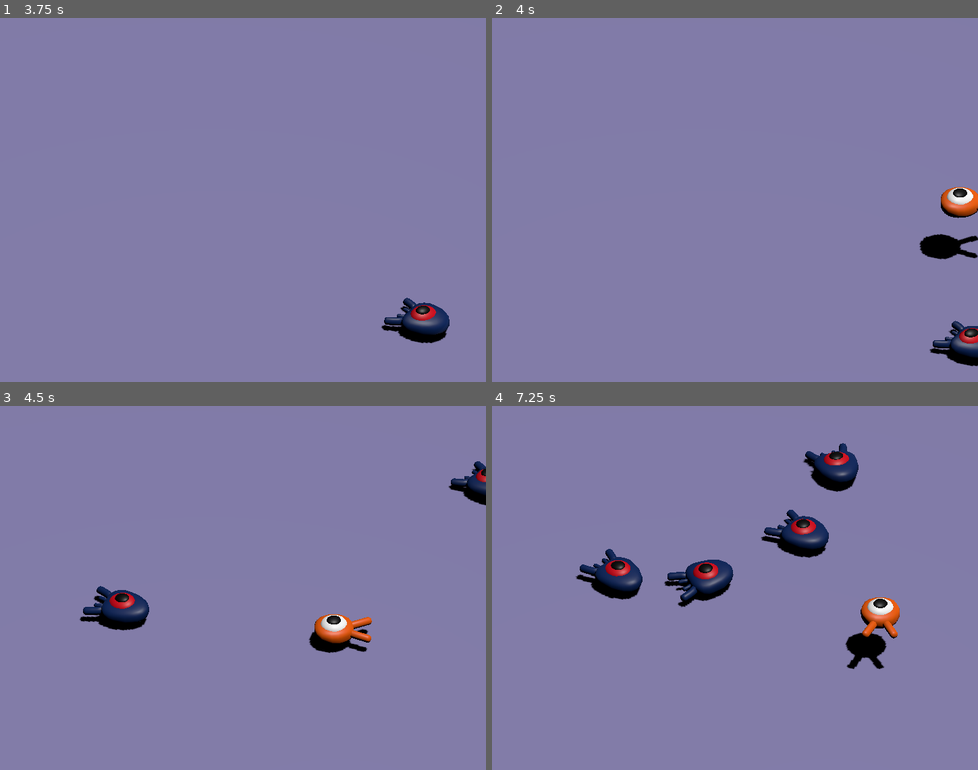
Above: before the commit, frames 1-4 (two rows, left to right).
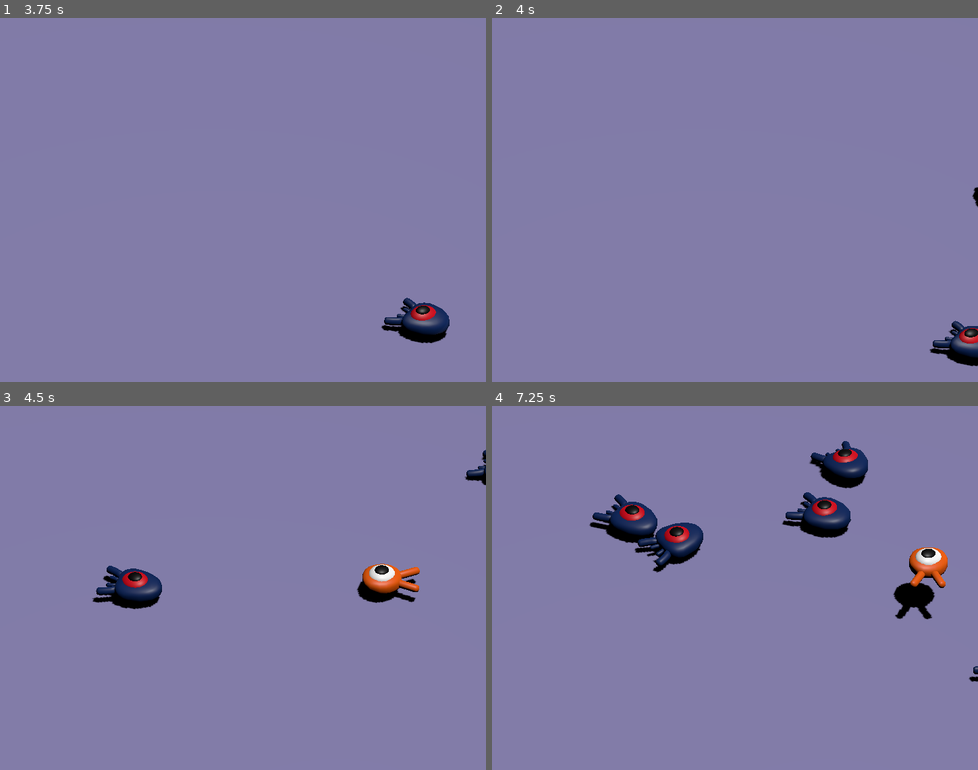
Above: after the commit, the same moments.

Repository: nilodude/squash_the_creeps_start_1.1.0
Game: Godot game, scene res://main.tscn
Two runs of this game, one before a commit and one after it. Both use one fixed random seed, a clock stepped at 60 frames per second and the inputs below.
Inputs:
- Up to frame 1 (3.75 s): tap Enter at 0.5 s; hold D (move_right) 0.53-1.28 s; tap Space (jump) at 0.77, 1.52, 3.02 s; hold S (move_back) 1.28-2.03 s; hold D (move_right) 2.03-2.78 s; hold W (move_forward) 2.78-3.53 s; hold A (move_left) from 3.53 s (still down)
- Up to frame 2 (4 s): keep holding A (move_left); tap Space (jump) at 3.77 s
- Up to frame 3 (4.5 s): keep holding A (move_left)
- Up to frame 4 (7.25 s): tap Space (jump) at 4.52, 6.02, 6.77 s; release A (move_left) at 5.03 s; hold S (move_back) 5.03-5.78 s; hold D (move_right) 5.78-6.53 s; hold W (move_forward) from 6.53 s (still down)

Frame 1 is identical in both runs. In frame 2, 1.1% of the frame differs, in the area x 87-100%, y 46-67%; in frame 3, 4.4%; in frame 4, 9.8%, in the area x 17-100%, y 9-76%.

Commit message:
kill enemy

Diff:
--- a/mob.gd
+++ b/mob.gd
@@ -1,4 +1,7 @@
 extends CharacterBody3D
+
+signal squashed
+signal hit
 
 @export var min_speed = 10
 
@@ -18,3 +21,11 @@
 
 func _on_visible_on_screen_notifier_3d_screen_exited():
 	queue_free()
+
+func squash():
+	squashed.emit()
+	queue_free()
+
+func beenhit(direction):
+	hit.emit()
+	velocity = velocity.reflect(direction)
--- a/mob.tscn
+++ b/mob.tscn
@@ -6,7 +6,7 @@
 [sub_resource type="BoxShape3D" id="BoxShape3D_wlrb0"]
 size = Vector3(2.18, 0.779002, 2.49285)
 
-[node name="Mob" type="CharacterBody3D"]
+[node name="Mob" type="CharacterBody3D" groups=["mob"]]
 collision_layer = 2
 collision_mask = 7
 script = ExtResource("1_1sc0n")
--- a/player.gd
+++ b/player.gd
@@ -5,6 +5,7 @@
 # The downward acceleration when in the air, in meters per second squared.
 @export var fall_acceleration = 75
 @export var jump_impulse = 20
+@export var bounce_impulse = 16
 
 var target_velocity = Vector3.ZERO
 
@@ -35,4 +36,24 @@
 	if is_on_floor() and Input.is_action_just_pressed("jump"):
 		target_velocity.y = jump_impulse
 
+	for index in range(get_slide_collision_count()):
+		var collision = get_slide_collision(index)
+
+		if (collision.get_collider() == null):
+			continue
+
+		if collision.get_collider().is_in_group("mob"):
+			var mob = collision.get_collider()
+
+			# landing on enemy from above (when vectors are pointing similar directions, dot product between them is a high value)
+			if Vector3.UP.dot(collision.get_normal()) > 0.1:
+				mob.squash()
+				target_velocity.y = bounce_impulse
+
+
+			if Vector3(direction.x, 0, direction.z).dot(collision.get_normal()) > 0.1:
+				mob.beenhit(direction)
+				target_velocity.y = bounce_impulse/10
+
+
 	move_and_slide()
